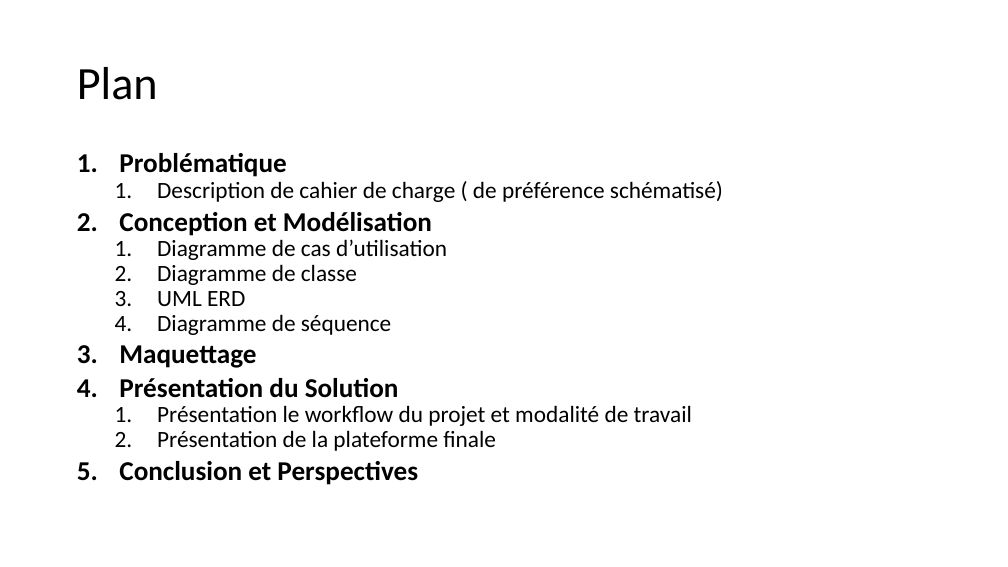
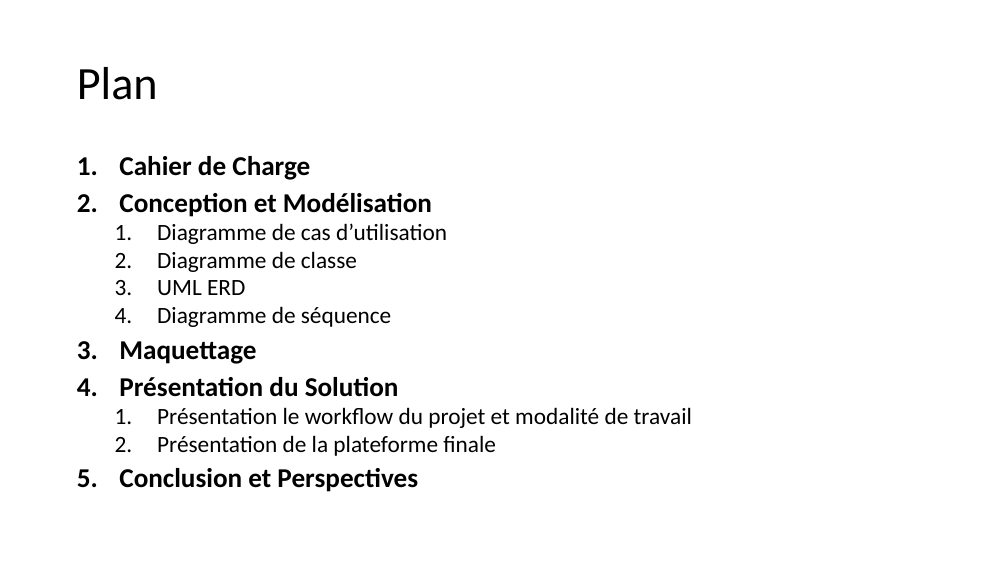
Before and after one commit to saidworks/fil_rouge, a slide deck: slide 2 of Presentation.pptx. Drawn at 1008x567 pixels with LibreOffice and Linux fonts; fonts in the diff are those of the drawing. Boxes give left, top, right and bottom in pixels: in the first picture for what was removed or moved away, otherwise in the second. Text is boxed around its words. In the diff, an @@ line names an element or a change of style, - is before the commit and + after.

```diff
--- a/Presentation.pptx
+++ b/Presentation.pptx
@@ text at [119, 156, 310, 180]: text changed; size 22.2 to 25.9 pt; bold on @@
-1. Problématique
-  1. Description de cahier de charge ( de préférence schématisé)
+1. Cahier de Charge
@@ text at [119, 193, 692, 492]: line spacing 0.7 to 0.8 @@
```
Also in this commit, not shown: 11 other slides changed, 2 slides added, 2 slides removed, 39 other files.
